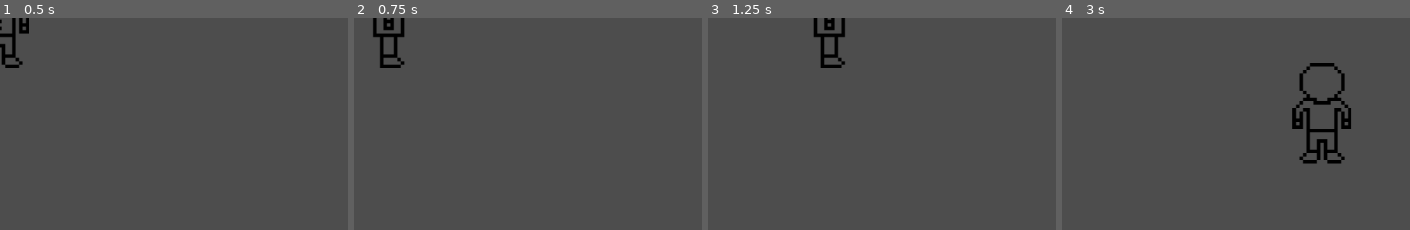
Above: before the commit, frames 1-4 (left to right).
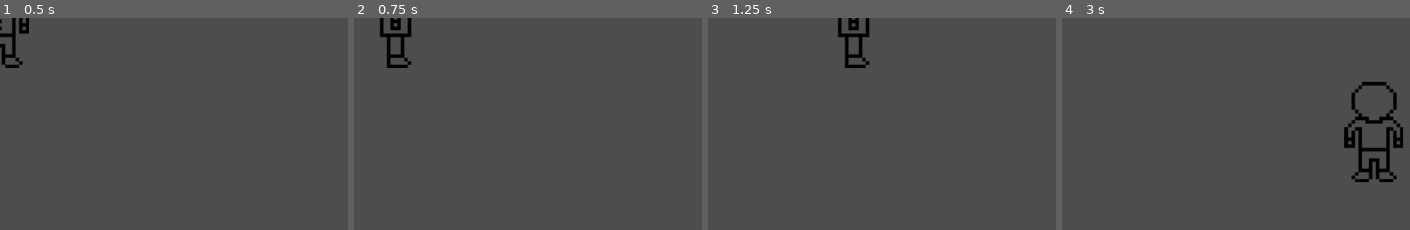
Above: after the commit, the same moments.

Repository: MFHKiwi/dreamys-dungeon
Game: Godot game, scene res://dreamys_dungeon.tscn
Same seed, same stepped clock (60 frames per second), same inputs: the game is played once before the commit and once after it.
Inputs:
- Up to frame 1 (0.5 s): no input
- Up to frame 2 (0.75 s): tap Enter at 0.5 s; hold Right (ui_right) from 0.53 s (still down)
- Up to frame 3 (1.25 s): keep holding Right (ui_right)
- Up to frame 4 (3 s): release Right (ui_right) at 1.28 s; hold Down (ui_down) 1.28-2.03 s; hold Right (ui_right) 2.03-2.78 s; hold Up (ui_up) from 2.78 s (still down)

Frame 1 is identical in both runs. In frame 2, 1.2% of the frame differs, in the area x 5-17%, y 0-24%; in frame 3, 1.8%; in frame 4, 4.8%, in the area x 66-98%, y 21-78%.

Commit message:
Added respawning

Diff:
--- a/dreamy.gd
+++ b/dreamy.gd
@@ -1,7 +1,7 @@
 extends CharacterBody2D
 
-
-const SPEED = 15000.0
+signal hit
+const SPEED = 300.0
 
 func _process(delta):
 	var direction = Input.get_vector("ui_left", "ui_right", "ui_up", "ui_down")
@@ -26,4 +26,9 @@
 		velocity = direction * SPEED * delta
 	else:
 		velocity = Vector2(0, 0)
-	move_and_slide()
+	var collision = move_and_collide(velocity)
+	if collision:
+		emit_signal("hit")
+
+func _on_hit():
+	position = Vector2(0,0)
--- a/dreamys_dungeon.tscn
+++ b/dreamys_dungeon.tscn
@@ -67,6 +67,10 @@
 radius = 84.0
 height = 310.0
 
+[sub_resource type="SpriteFrames" id="SpriteFrames_u5k04"]
+
+[sub_resource type="RectangleShape2D" id="RectangleShape2D_meoic"]
+
 [node name="Node2D" type="Node2D"]
 
 [node name="dreamy" type="CharacterBody2D" parent="."]
@@ -81,3 +85,15 @@
 [node name="CollisionShape2D" type="CollisionShape2D" parent="dreamy"]
 scale = Vector2(0.5, 0.5)
 shape = SubResource("CapsuleShape2D_bgu7u")
+
+[node name="CharacterBody2D" type="CharacterBody2D" parent="."]
+
+[node name="AnimatedSprite2D" type="AnimatedSprite2D" parent="CharacterBody2D"]
+position = Vector2(123, 114)
+sprite_frames = SubResource("SpriteFrames_u5k04")
+
+[node name="CollisionShape2D" type="CollisionShape2D" parent="CharacterBody2D"]
+position = Vector2(123, 115)
+shape = SubResource("RectangleShape2D_meoic")
+
+[connection signal="hit" from="dreamy" to="dreamy" method="_on_hit"]
--- a/project.godot
+++ b/project.godot
@@ -12,7 +12,7 @@
 
 config/name="Dreamys-dungeon"
 run/main_scene="res://dreamys_dungeon.tscn"
-config/features=PackedStringArray("4.0", "GL Compatibility")
+config/features=PackedStringArray("4.1", "GL Compatibility")
 
 [rendering]
 
Not shown: 1 places in dreamys_dungeon.tscn that only renumber resources
